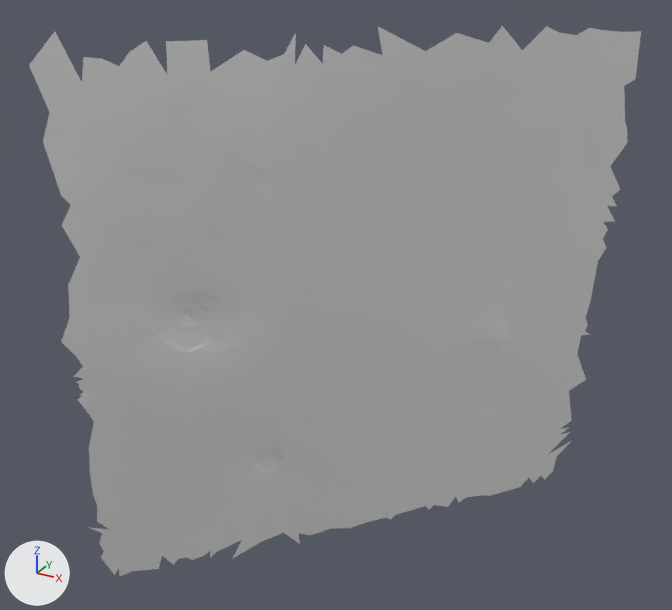
Two versions of the glTF model moon small_tiles/tile_216.glb, one commit apart.
Rendered twice from a 50 mm lens placed at (25.12, -25.83, 1.09), pointed at (21.22, -18.75, -2.46). Lighting does not change. The marker at lower left points along +X, +Y and +Z. The first picture is the older version. Vertices at exactly the same position are counted once.

In view in the first picture: 't216'.
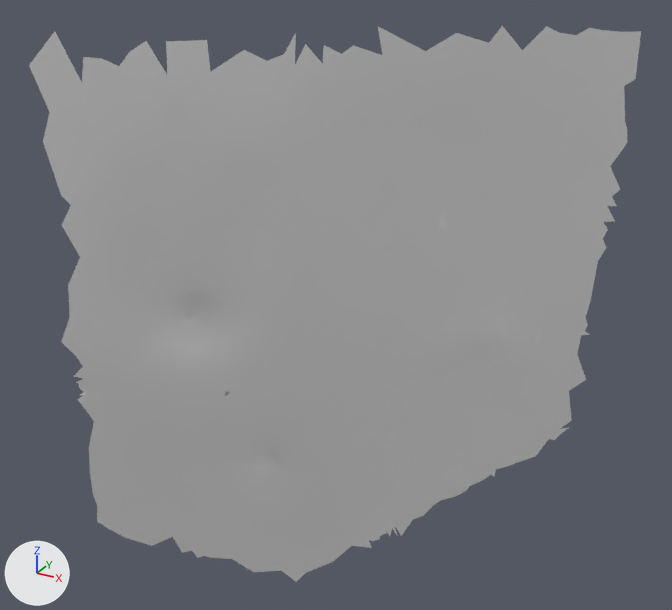
The edits, one by one:
me_t216 is used by ob_t216; location (0.0, 0.0, 0.0).
me_t216 had 1171 vertices, 2191 faces and spanned x 19.59..23.36, y -20.88..-16.61, z -5.13..0.2.
me_t216 now has 1148 vertices, 2155 faces and spans x 19.66..23.36, y -20.88..-16.68, z -5.67..0.2.
Part 1, on me_t216:
57 vertices are removed from x 19.59..23.1, y -20.64..-16.61, z -5.09..-4.36.
100 faces are deleted.
34 vertices are added at x 20.6..21.91, y -19.41..-18.01, z -5.67..-5.04.
64 new faces join them.

Boxes (x1, y1, x2, y2) around the edits, measured in the pictures (672 x 610 px):
't216', reshaped: before (29, 26, 641, 577); after (29, 26, 641, 582)
part 1 of me_t216, reshaped: before (88, 432, 571, 577); after (204, 506, 429, 582)
